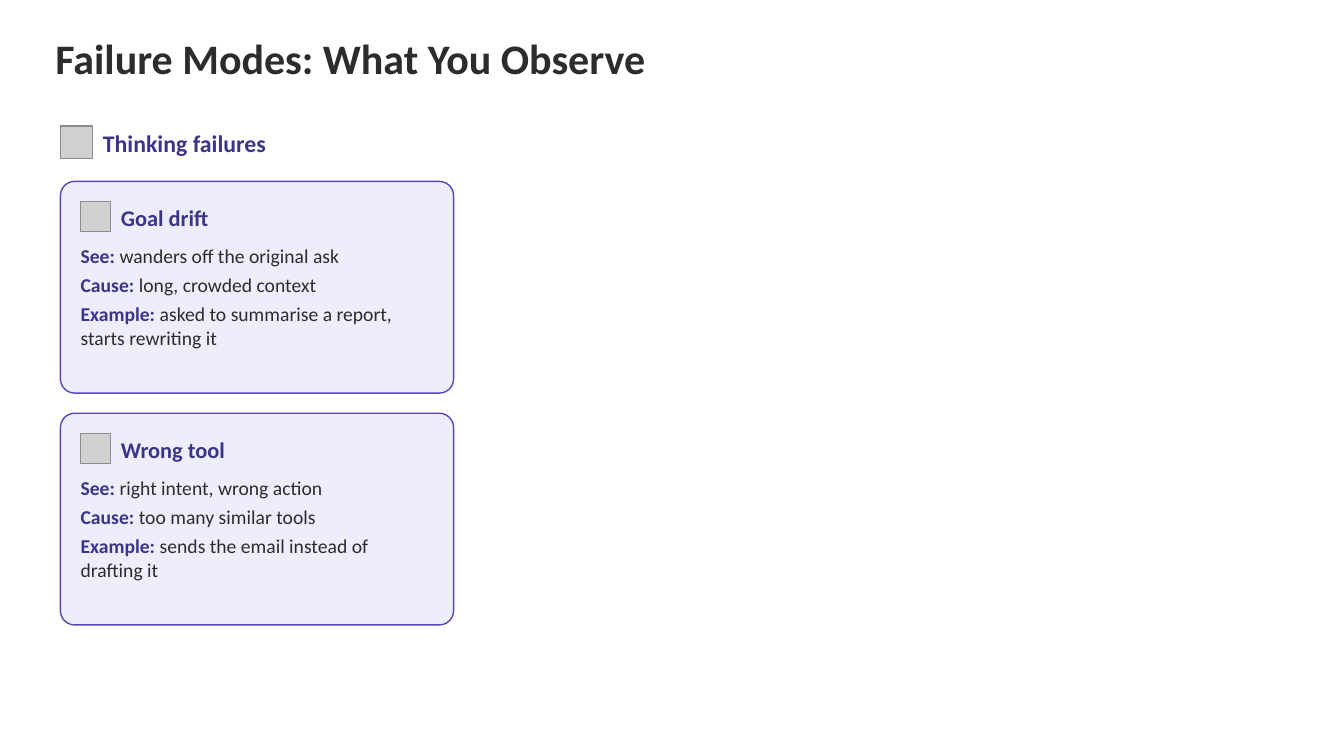
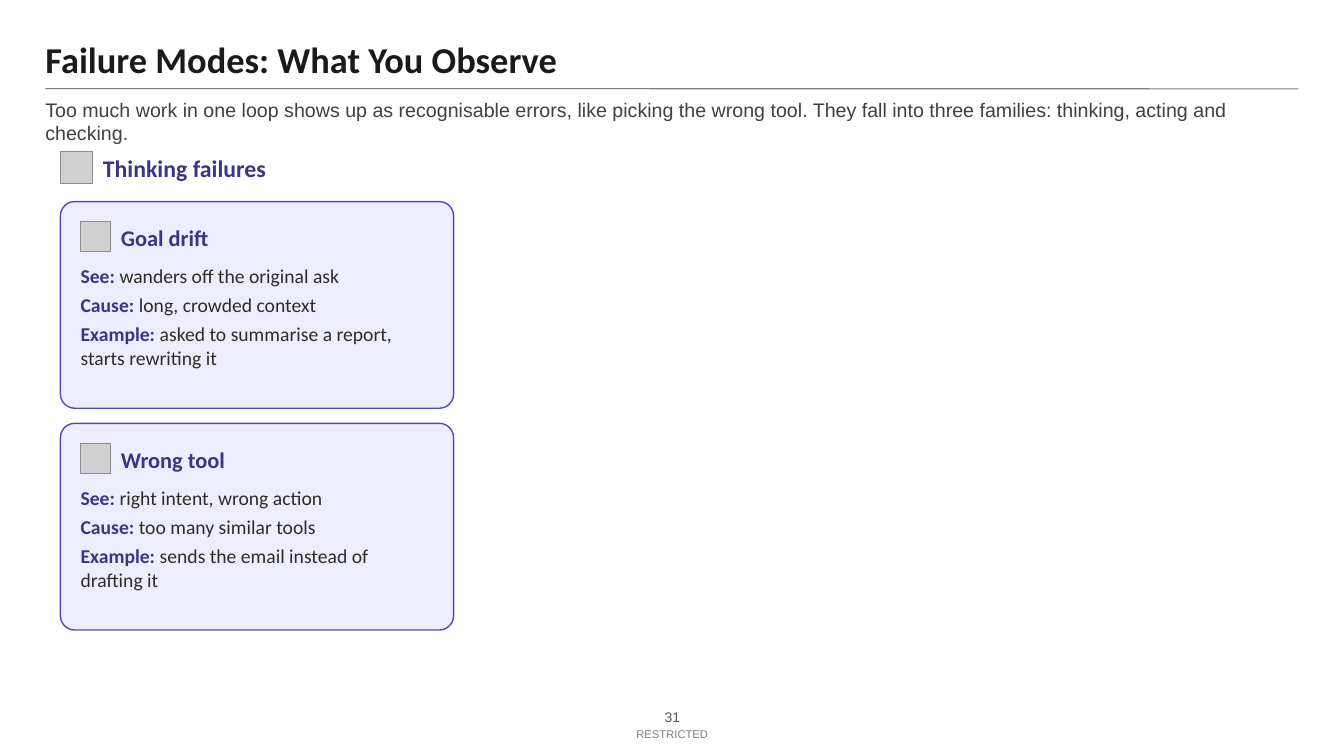
Before and after one commit to Amit-hub1998/multi-agent-subgraph-architecture, a slide deck: slide 31 of slides-01-06/Slides-01-06.pptx. Drawn at 1344x756 pixels with LibreOffice and Linux fonts; fonts in the diff are those of the drawing; grey boxes stand for pictures. Boxes give left, top, right and bottom in pixels: in the first picture for what was removed or moved away, otherwise in the second. Text is boxed around its words. In the diff, an @@ line names an element or a change of style, - is before the commit and + after.

```diff
--- a/slides-01-06/Slides-01-06.pptx
+++ b/slides-01-06/Slides-01-06.pptx
@@ text "Failure Modes: What You Observe" moved from (x1=55, y1=44, x2=645, y2=75) to (x1=45, y1=47, x2=557, y2=74) @@
@@ text "Failure Modes: What You Observe" at (x1=45, y1=47, x2=557, y2=74): size 30 to 26 pt, text colour #2C2C2A to #1A1A1A; vertical alignment top to bottom @@
@@ line added from (45, 89) to (1299, 89), #7F7F7F 0.75 pt @@
@@ text added at (x1=45, y1=102, x2=1226, y2=144), 14 pt, text #404040 @@
+Too much work in one loop shows up as recognisable errors, like picking the wrong tool. They fall into three families: thinking, acting and checking.
@@ picture moved from (x1=60, y1=126, x2=93, y2=158) to (x1=60, y1=151, x2=93, y2=184) @@
@@ text "Thinking failures" moved from (x1=103, y1=135, x2=266, y2=156) to (x1=103, y1=160, x2=266, y2=181) @@
@@ rounded rectangle at (x1=60, y1=202, x2=454, y2=408): proportions changed @@
@@ rounded rectangle resized from (x1=60, y1=181, x2=454, y2=393) to (x1=60, y1=202, x2=454, y2=408) @@
@@ 2 texts, 1 picture moved together from (x1=81, y1=202, x2=392, y2=349) to (x1=81, y1=222, x2=392, y2=369) @@
@@ rounded rectangle resized from (x1=60, y1=413, x2=454, y2=625) to (x1=60, y1=423, x2=454, y2=630) @@
@@ rounded rectangle at (x1=60, y1=423, x2=454, y2=630): proportions changed @@
@@ 2 texts, 1 picture moved together from (x1=81, y1=434, x2=368, y2=581) to (x1=81, y1=444, x2=368, y2=591) @@
@@ page number added at (x1=665, y1=712, x2=681, y2=722), 10 pt, text #595959 @@
+31
@@ text added at (x1=636, y1=730, x2=708, y2=738), 8 pt, text #7F7F7F @@
+RESTRICTED
```
Also in this commit, not shown: 41 other slides changed, 1 slide added, 1 slide removed, 19 other files.
